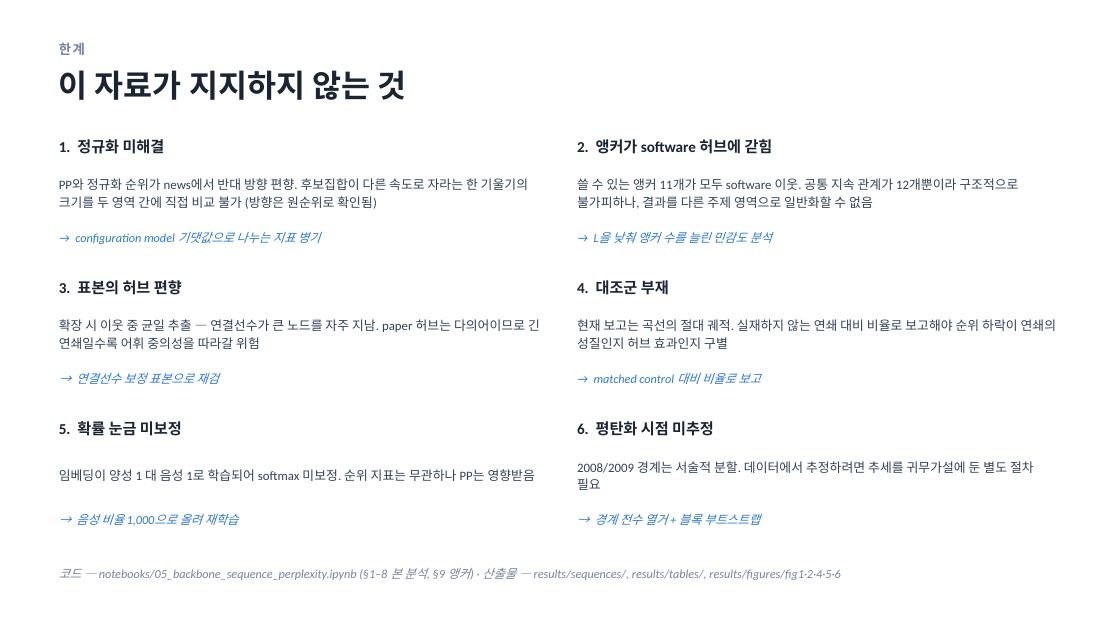
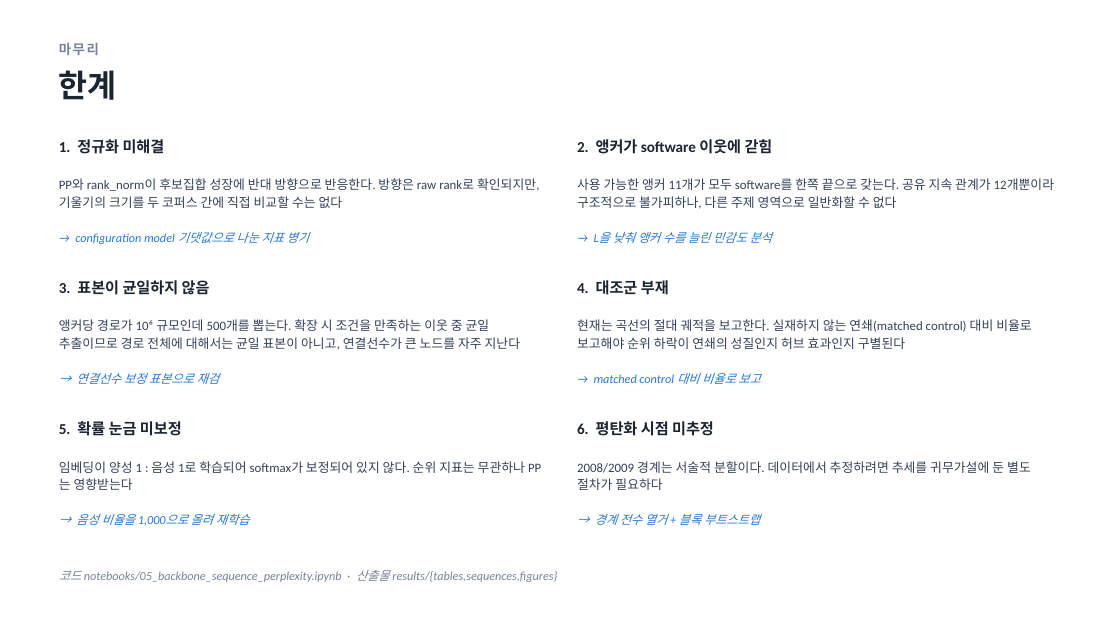
Before and after one commit to yeokyunghwang/science-society, a slide deck: slide 16 of sequence_perplexity.pptx (slide 17 before the commit). Drawn at 1120x630 pixels with LibreOffice and Linux fonts; fonts in the diff are those of the drawing. Boxes give left, top, right and bottom in pixels: in the first picture for what was removed or moved away, otherwise in the second. Text is boxed around its words. In the diff, an @@ line names an element or a change of style, - is before the commit and + after.

```diff
--- a/sequence_perplexity.pptx
+++ b/sequence_perplexity.pptx
@@ text at [59,43,99,55]: text changed @@
-한계
+마무리
@@ text at [59,70,117,100]: text changed @@
-이 자료가 지지하지 않는 것
+한계
@@ text at [577,139,773,154]: text changed @@
-2. 앵커가 software 허브에 갇힘
+2. 앵커가 software 이웃에 갇힘
@@ text at [59,178,539,208]: text changed @@
-PP와 정규화 순위가 news에서 반대 방향 편향. 후보집합이 다른 속도로 자라는 한 기울기의 크기를 두 영역 간에 직접 비교 불가 (방향은 원순위로 확인됨)
+PP와 rank_norm이 후보집합 성장에 반대 방향으로 반응한다. 방향은 raw rank로 확인되지만, 기울기의 크기를 두 코퍼스 간에 직접 비교할 수는 없다
@@ text at [577,178,1054,209]: text changed @@
-쓸 수 있는 앵커 11개가 모두 software 이웃. 공통 지속 관계가 12개뿐이라 구조적으로 불가피하나, 결과를 다른 주제 영역으로 일반화할 수 없음
+사용 가능한 앵커 11개가 모두 software를 한쪽 끝으로 갖는다. 공유 지속 관계가 12개뿐이라 구조적으로 불가피하나, 다른 주제 영역으로 일반화할 수 없다
@@ text at [75,232,309,244]: text changed @@
-→ configuration model 기댓값으로 나누는 지표 병기
+→ configuration model 기댓값으로 나눈 지표 병기
@@ text at [59,280,210,295]: text changed @@
-3. 표본의 허브 편향
+3. 표본이 균일하지 않음
@@ text at [59,319,520,349]: text changed @@
-확장 시 이웃 중 균일 추출 — 연결선수가 큰 노드를 자주 지남. paper 허브는 다의어이므로 긴 연쇄일수록 어휘 중의성을 따라갈 위험
+앵커당 경로가 10⁶ 규모인데 500개를 뽑는다. 확장 시 조건을 만족하는 이웃 중 균일 추출이므로 경로 전체에 대해서는 균일 표본이 아니고, 연결선수가 큰 노드를 자주 지난다
@@ text at [577,319,1032,349]: text changed @@
-현재 보고는 곡선의 절대 궤적. 실재하지 않는 연쇄 대비 비율로 보고해야 순위 하락이 연쇄의 성질인지 허브 효과인지 구별
+현재는 곡선의 절대 궤적을 보고한다. 실재하지 않는 연쇄(matched control) 대비 비율로 보고해야 순위 하락이 연쇄의 성질인지 허브 효과인지 구별된다
@@ text at [59,461,525,490]: text changed @@
-임베딩이 양성 1 대 음성 1로 학습되어 softmax 미보정. 순위 지표는 무관하나 PP는 영향받음
+임베딩이 양성 1 : 음성 1로 학습되어 softmax가 보정되어 있지 않다. 순위 지표는 무관하나 PP는 영향받는다
@@ text at [577,461,1031,490]: text changed @@
-2008/2009 경계는 서술적 분할. 데이터에서 추정하려면 추세를 귀무가설에 둔 별도 절차 필요
+2008/2009 경계는 서술적 분할이다. 데이터에서 추정하려면 추세를 귀무가설에 둔 별도 절차가 필요하다
@@ text at [76,514,250,525]: text changed @@
-→ 음성 비율 1,000으로 올려 재학습
+→ 음성 비율을 1,000으로 올려 재학습
@@ text at [59,570,557,582]: text changed @@
-코드 — notebooks/05_backbone_sequence_perplexity.ipynb (§1–8 본 분석, §9 앵커) · 산출물 — results/sequences/, results/tables/, results/figures/fig1·2·4·5·6
+코드 notebooks/05_backbone_sequence_perplexity.ipynb · 산출물 results/{tables,sequences,figures}
```
Also in this commit, not shown: 7 other slides changed, 8 slides added, 9 slides removed, 19 other files.
